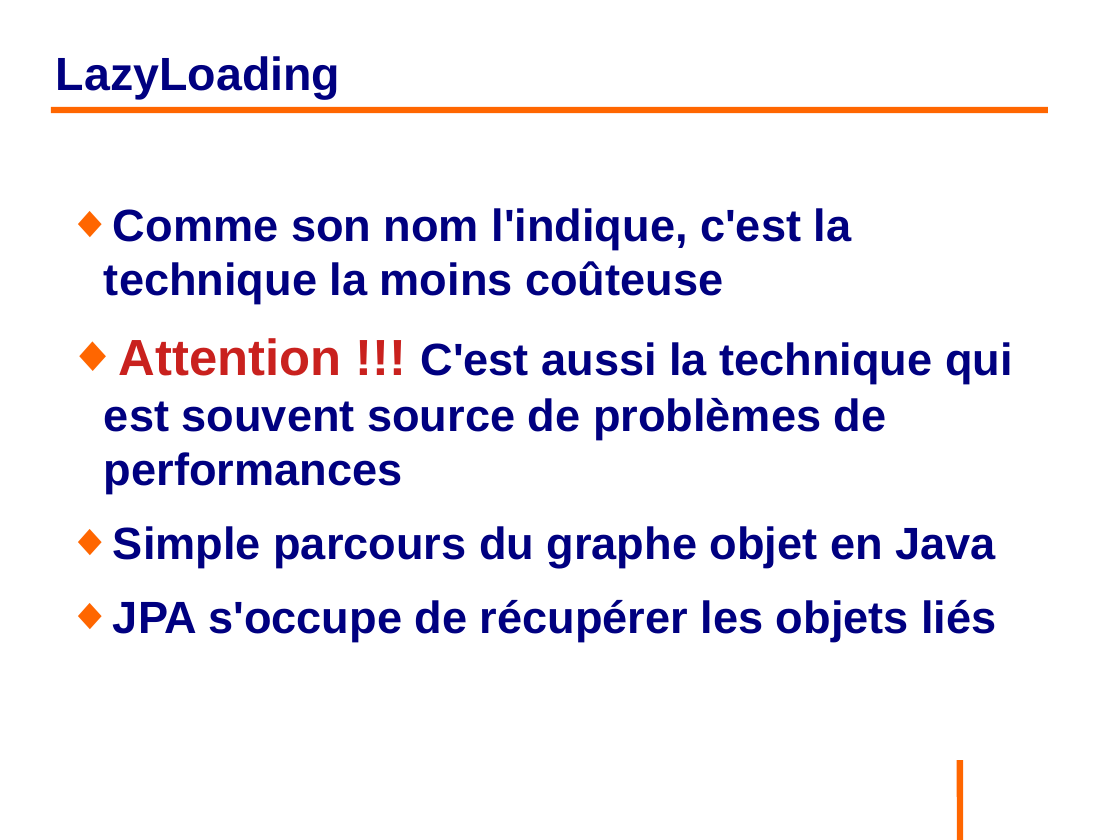
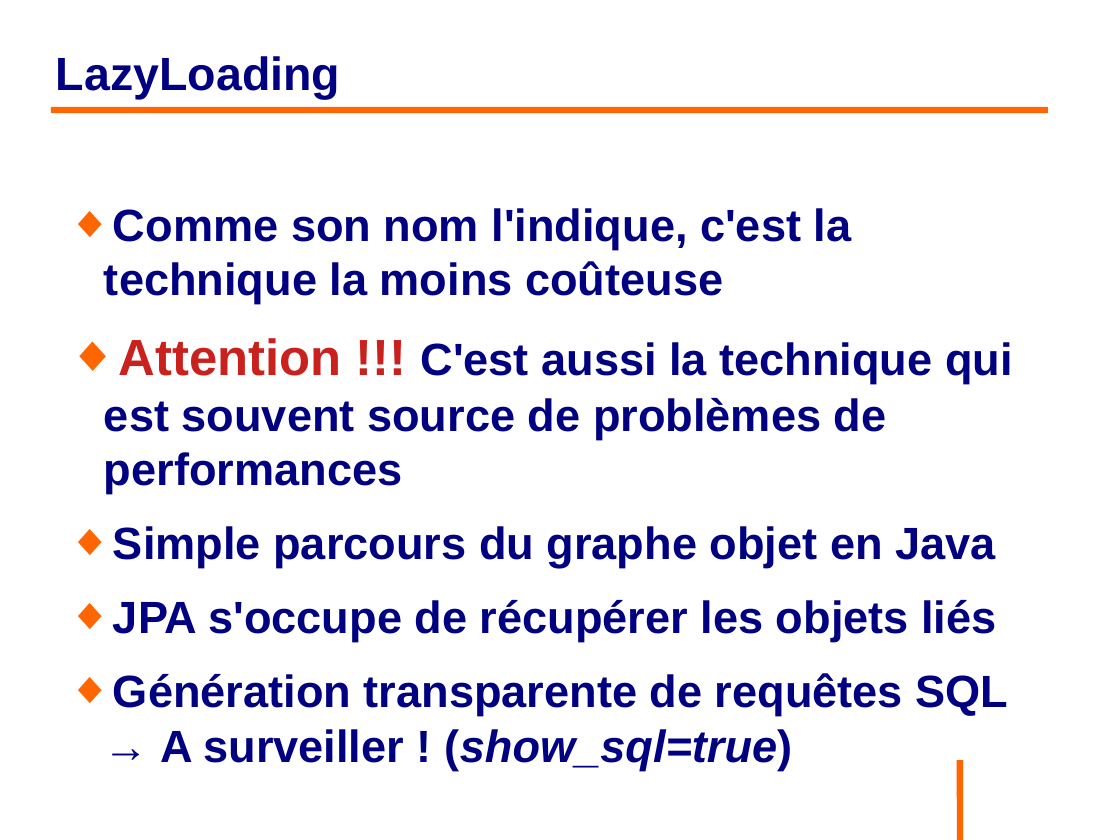
Before and after one commit to philphils/formation-hibernate-basique, a slide deck: slide 96 of Documentation/diapo_formation_hibernate.odp. Drawn at 1120x840 pixels with LibreOffice and Linux fonts; fonts in the diff are those of the drawing; background and template pictures are left out. Boxes give left, top, right and bottom in pixels: in the first picture for what was removed or moved away, otherwise in the second. Text is boxed around its words. In the diff, an @@ line names an element or a change of style, - is before the commit and + after.

```diff
--- a/Documentation/diapo_formation_hibernate.odp
+++ b/Documentation/diapo_formation_hibernate.odp
@@ text at (x1=113, y1=673, x2=1009, y2=770): paragraph added @@
+◆ Génération transparente de requêtes SQL → A surveiller ! (show_sql=true)
```
Also in this commit, not shown: 17 other slides changed, 1 slide added, 1 slide removed.
